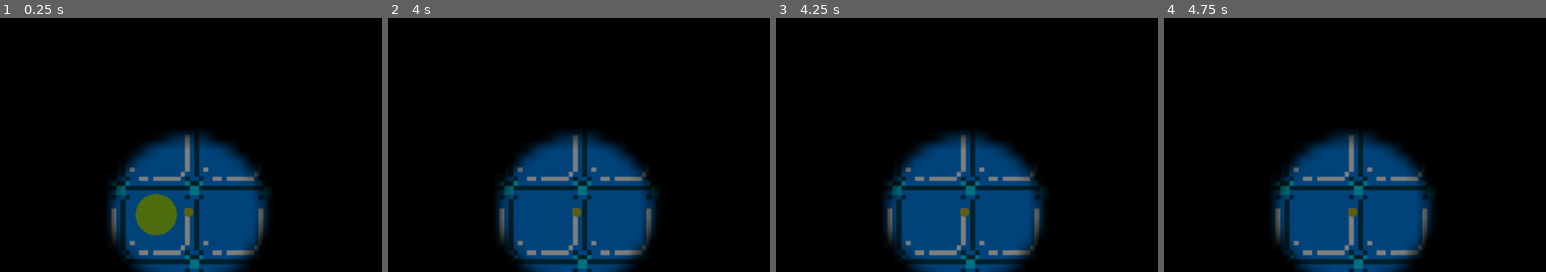
Above: before the commit, frames 1-4 (left to right).
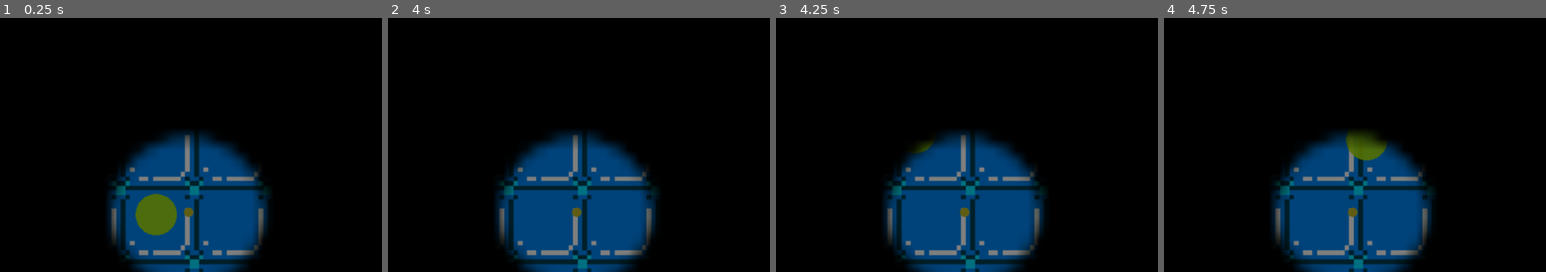
Above: after the commit, the same moments.

Repository: lachoneus8/lumens-lab-break
Game: Godot game, scene res://Scenes/level_1.tscn
Same seed, same stepped clock (60 frames per second), same inputs: the game is played once before the commit and once after it. The project has no main scene, so this scene is started directly.
Inputs:
- Up to frame 1 (0.25 s): no input
- Up to frame 2 (4 s): tap Enter at 0.5, 2.75 s; hold W (Move Up) 0.53-2.03 s; tap E (Drop) at 0.6, 2.1, 3.6 s; tap Q (Pickup) at 1.35, 2.85 s; tap Space at 2, 3.5 s; hold A (Move Left) 2.03-3.53 s; hold S (Move Down) from 3.53 s (still down)
- Up to frame 3 (4.25 s): keep holding S (Move Down)
- Up to frame 4 (4.75 s): tap Enter at 4.25 s; release S (Move Down) at 4.28 s; hold D (Move Right) from 4.28 s (still down); tap Q (Pickup) at 4.35 s
The pictures show only the part of the screen within x 30-80%, y 11-61%; the shares and areas given below are measured in that part.

Frames 1-2 are identical in both runs. In frame 3, 0.1% of the frame differs, in the area x 35-42%, y 48-54%; in frame 4, 0.9%, in the area x 47-59%, y 44-57%.

Commit message:
Got a pressure plate working correctly

Diff:
--- /dev/null
+++ b/Object/Door.tscn
@@ -0,0 +1,19 @@
+[gd_scene format=3 uid="uid://d1mdyifpjj78m"]
+
+[ext_resource type="Script" uid="uid://dpcsn8pd7tude" path="res://Scripts/Door.gd" id="1_c3fvi"]
+[ext_resource type="Texture2D" uid="uid://cju2olca0hd23" path="res://Textures/Door.png" id="2_qi86i"]
+
+[sub_resource type="RectangleShape2D" id="RectangleShape2D_4m87x"]
+size = Vector2(58, 20)
+
+[node name="Door" type="Node2D" unique_id=1166748687]
+script = ExtResource("1_c3fvi")
+
+[node name="Sprite2D" type="Sprite2D" parent="." unique_id=920088875]
+texture = ExtResource("2_qi86i")
+
+[node name="StaticBody2D" type="StaticBody2D" parent="." unique_id=747619823]
+
+[node name="CollisionShape2D" type="CollisionShape2D" parent="StaticBody2D" unique_id=1019641476]
+position = Vector2(-1, 0)
+shape = SubResource("RectangleShape2D_4m87x")
--- /dev/null
+++ b/Object/LockPressurePlate.tscn
@@ -0,0 +1,25 @@
+[gd_scene format=3 uid="uid://ca5pnuuntlb86"]
+
+[ext_resource type="Script" uid="uid://blt5gy3mmv2nj" path="res://Scripts/Lock.gd" id="1_3lscn"]
+[ext_resource type="Texture2D" uid="uid://csd1vfcvp6krt" path="res://Textures/PressurePlate.png" id="2_3y67d"]
+[ext_resource type="Script" uid="uid://dm0o1p8bgmrsb" path="res://Scripts/PressurePlate.gd" id="3_ltwih"]
+
+[sub_resource type="RectangleShape2D" id="RectangleShape2D_1dfdb"]
+size = Vector2(58, 59)
+
+[node name="LockPressurePlate" type="Node2D" unique_id=1797847763]
+script = ExtResource("1_3lscn")
+
+[node name="Sprite2D" type="Sprite2D" parent="." unique_id=1884908079]
+texture = ExtResource("2_3y67d")
+
+[node name="Area2D" type="Area2D" parent="." unique_id=1057788547 node_paths=PackedStringArray("lock")]
+script = ExtResource("3_ltwih")
+lock = NodePath("..")
+
+[node name="CollisionShape2D" type="CollisionShape2D" parent="Area2D" unique_id=872199386]
+position = Vector2(0, -0.5)
+shape = SubResource("RectangleShape2D_1dfdb")
+
+[connection signal="body_entered" from="Area2D" to="Area2D" method="_on_body_entered"]
+[connection signal="body_exited" from="Area2D" to="Area2D" method="_on_body_exited"]
--- a/Scenes/level_1.tscn
+++ b/Scenes/level_1.tscn
@@ -6,11 +6,13 @@
 [ext_resource type="PackedScene" uid="uid://cdo8i2gwt3um2" path="res://Items/LightSource.tscn" id="3_evi0p"]
 [ext_resource type="Script" uid="uid://bxjfb7imr3lbi" path="res://Scripts/Fog.gd" id="4_7p6j4"]
 [ext_resource type="Resource" uid="uid://dqcisy8j033rp" path="res://Data/LightSource.tres" id="4_lsmp6"]
+[ext_resource type="PackedScene" uid="uid://ca5pnuuntlb86" path="res://Object/LockPressurePlate.tscn" id="7_lsmp6"]
+[ext_resource type="PackedScene" uid="uid://d1mdyifpjj78m" path="res://Object/Door.tscn" id="8_xrdnt"]
+
+[sub_resource type="RectangleShape2D" id="RectangleShape2D_6444e"]
 
 [sub_resource type="CircleShape2D" id="CircleShape2D_7p6j4"]
 radius = 28.460499
-
-[sub_resource type="RectangleShape2D" id="RectangleShape2D_6444e"]
 
 [sub_resource type="CanvasItemMaterial" id="CanvasItemMaterial_7p6j4"]
 blend_mode = 3
@@ -25,22 +27,6 @@
 [node name="LightSource" parent="." unique_id=284507103 groups=["items", "lights"] instance=ExtResource("3_evi0p")]
 position = Vector2(595, 352)
 itemData = ExtResource("4_lsmp6")
-
-[node name="Lumen" type="CharacterBody2D" parent="." unique_id=1709684840]
-position = Vector2(550, 354)
-script = ExtResource("1_8ffim")
-speed = 12000.0
-pickupRange = 60.0
-
-[node name="PlaceholderBlob" type="Sprite2D" parent="Lumen" unique_id=1648174148]
-scale = Vector2(1.125, 1.125)
-texture = ExtResource("2_xfk5q")
-
-[node name="CollisionShape2D" type="CollisionShape2D" parent="Lumen" unique_id=148979818]
-shape = SubResource("CircleShape2D_7p6j4")
-
-[node name="ItemHoldPos" type="Node2D" parent="Lumen" unique_id=462890455]
-position = Vector2(12, 17)
 
 [node name="Environment" type="Node" parent="." unique_id=148573709]
 
@@ -100,6 +86,30 @@
 scale = Vector2(5.3599987, 11.080001)
 shape = SubResource("RectangleShape2D_6444e")
 
+[node name="LockPressurePlate" parent="." unique_id=1797847763 node_paths=PackedStringArray("door") instance=ExtResource("7_lsmp6")]
+position = Vector2(449, 161)
+door = NodePath("../Door")
+
+[node name="Door" parent="." unique_id=1166748687 instance=ExtResource("8_xrdnt")]
+position = Vector2(544, 48)
+scale = Vector2(1.4115556, 2.1486595)
+
+[node name="Lumen" type="CharacterBody2D" parent="." unique_id=1709684840]
+position = Vector2(550, 354)
+script = ExtResource("1_8ffim")
+speed = 12000.0
+pickupRange = 60.0
+
+[node name="PlaceholderBlob" type="Sprite2D" parent="Lumen" unique_id=1648174148]
+scale = Vector2(1.125, 1.125)
+texture = ExtResource("2_xfk5q")
+
+[node name="CollisionShape2D" type="CollisionShape2D" parent="Lumen" unique_id=148979818]
+shape = SubResource("CircleShape2D_7p6j4")
+
+[node name="ItemHoldPos" type="Node2D" parent="Lumen" unique_id=462890455]
+position = Vector2(12, 17)
+
 [node name="Fog" type="Sprite2D" parent="." unique_id=1729652406]
 material = SubResource("CanvasItemMaterial_7p6j4")
 position = Vector2(563, 434)
--- /dev/null
+++ b/Scripts/Door.gd
@@ -0,0 +1,10 @@
+class_name Door
+extends Node2D
+
+func open():
+	$StaticBody2D/CollisionShape2D.disabled = true
+	$Sprite2D.visible = false
+
+func close():
+	$StaticBody2D/CollisionShape2D.disabled = false
+	$Sprite2D.visible = true
--- /dev/null
+++ b/Scripts/Lock.gd
@@ -0,0 +1,10 @@
+class_name Lock
+extends Node2D
+
+@export var door: Door
+
+func unlock_door():
+	door.open()
+
+func lock_door():
+	door.close()
--- /dev/null
+++ b/Scripts/PressurePlate.gd
@@ -0,0 +1,21 @@
+extends Node2D
+
+@export var lock: Lock
+
+func _ready():
+	print("PressurePlate ready! Lock assigned: ", lock != null)
+
+func _on_body_entered(body: Node2D) -> void:
+	print("Area entered pressure plate: ", body.name, " from ", body.get_parent().name)
+	if lock:
+		lock.unlock_door()
+	else:
+		print("WARNING: No lock assigned to pressure plate!")
+
+
+func _on_body_exited(body: Node2D) -> void:
+	print("Area exited pressure plate: ", body.name, " from ", body.get_parent().name)
+	if lock:
+		lock.lock_door()
+	else:
+		print("WARNING: No lock assigned to pressure plate!")
Not shown, added: Scripts/Door.gd.uid
Not shown, added: Scripts/Lock.gd.uid
Not shown, added: Scripts/PressurePlate.gd.uid
Binary file added: Textures/Asset_Door_FrontFacing_Closed.png
Binary file added: Textures/Asset_Door_FrontFacing_Open.png
Binary file added: Textures/Asset_Door_SideFacing_Closed.png
Binary file added: Textures/Asset_Door_SideFacing_Open.png
Binary file added: Textures/Asset_Floortile_Basic.png
Binary file added: Textures/Asset_FrontFacing_Biometric_Closed.png
Binary file added: Textures/Asset_FrontFacing_Biometric_Open.png
Binary file added: Textures/Asset_Labroom_7x7.png
Binary file added: Textures/Asset_Lumen_hazlight.png
(and 11 more such lines)
